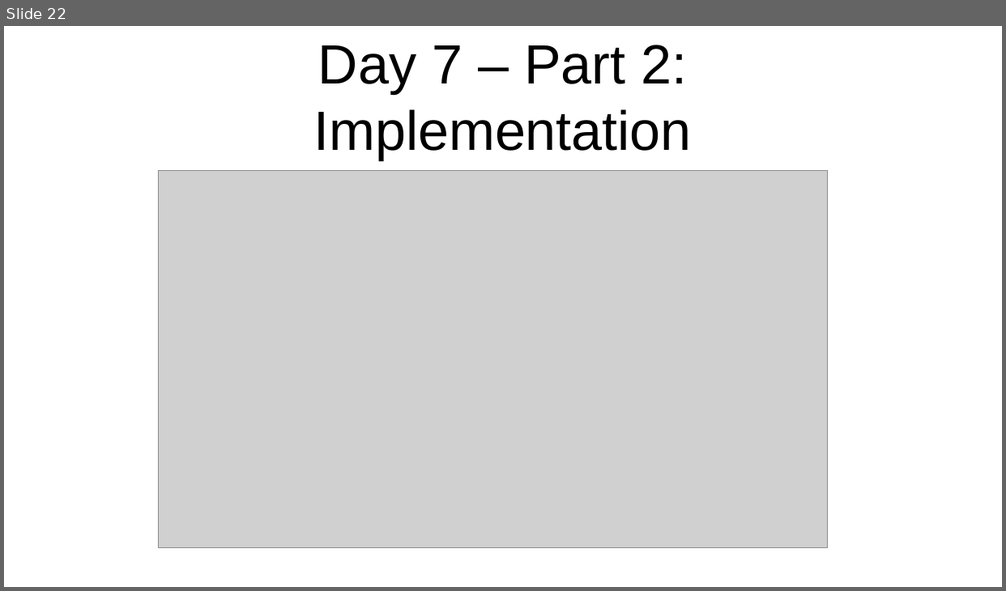
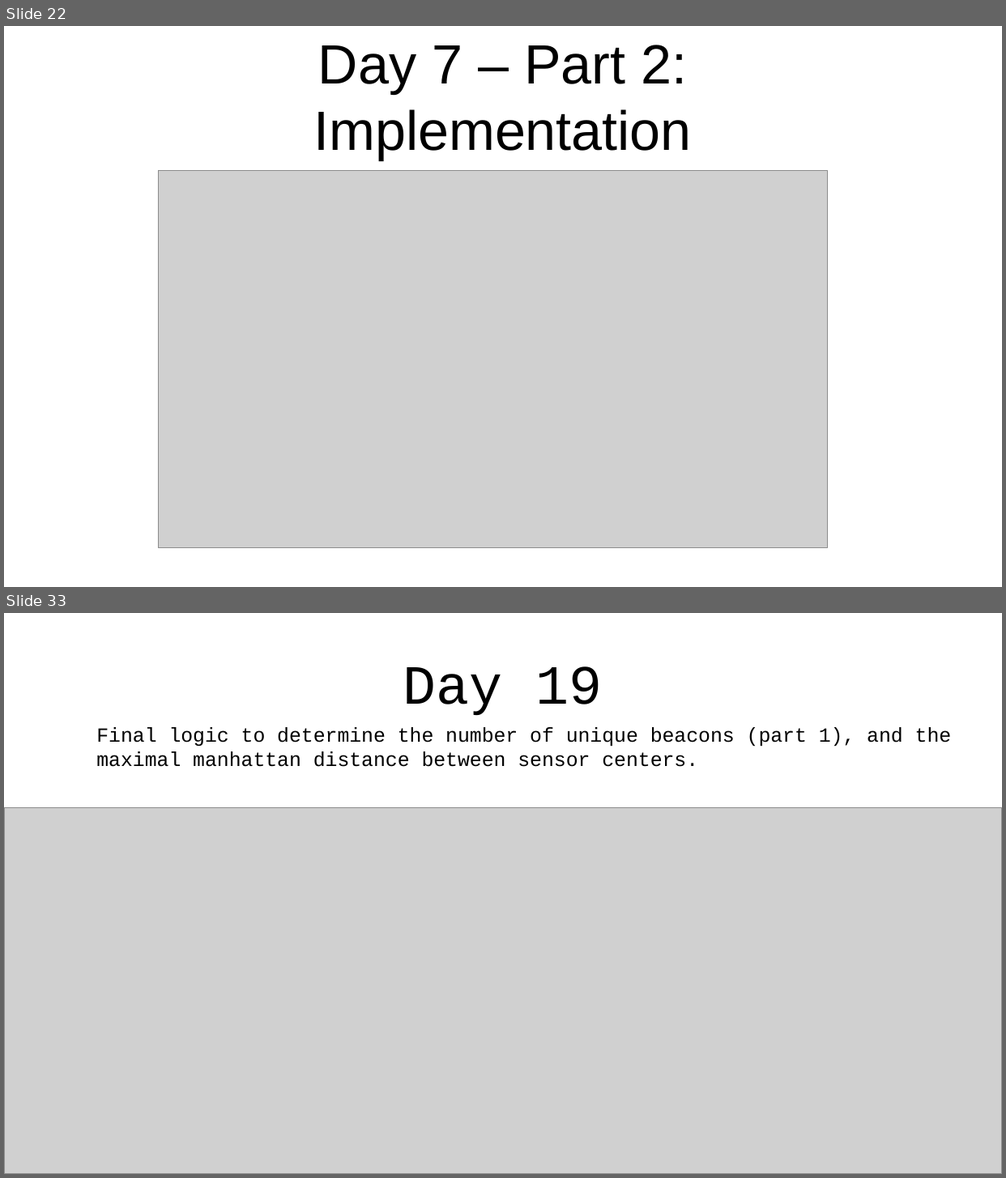
Before and after one commit to jlewis200/advent_of_code_21, a slide deck: aoc-cantina-time.odp. Shown one above the other, each under a label of ours: slide 22 before the commit, slides 22 and 33 after it; the slides between them are not shown. The pictures are 1006x591 and 1006x1178 pixels, drawn with LibreOffice and Linux fonts; fonts in the diff are those of the drawing; grey boxes stand for pictures. Boxes give left, top, right and bottom in pixels: in the first picture for what was removed or moved away, otherwise in the second. Text is boxed around its words. In the diff, an @@ line names an element or a change of style, - is before the commit and + after.

Commit message:
Finalize cantian time slides/code.

```diff
--- a/aoc-cantina-time.odp
+++ b/aoc-cantina-time.odp
@@ slide 33 added at [4, 613, 1002, 1174], background #FFFFFF @@
@@ title added at [403, 666, 603, 715], 44 pt, text #000000 @@
+Day 19
@@ text added at [96, 727, 952, 767], 16 pt, text #000000 @@
+Final logic to determine the number of unique beacons (part 1), and the maximal manhattan distance between sensor centers.
@@ picture added at [4, 807, 1002, 1174] @@
```
Also in this commit, not shown: 8 slides changed, 6 other slides added, 1 slide removed, 3 other files.
